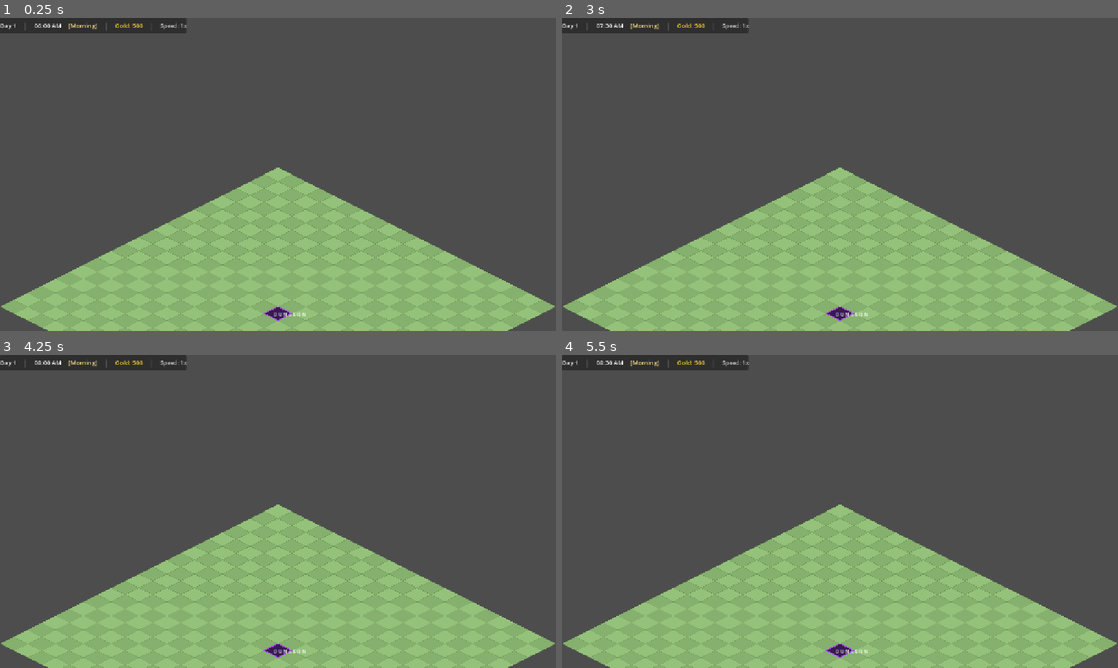
Above: before the commit, frames 1-4 (two rows, left to right).
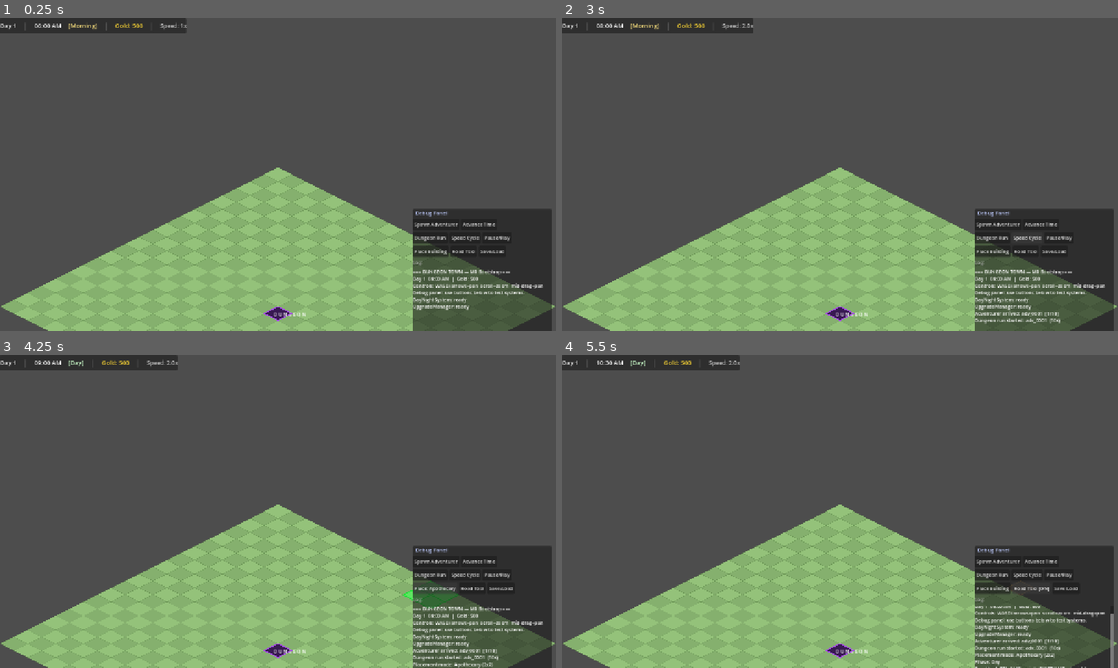
Above: after the commit, the same moments.

Repository: chrisagiddings/dungeon-town
Game: Godot game, scene res://scenes/Main.tscn
Two runs of this game, one before a commit and one after it. Both use one fixed random seed, a clock stepped at 60 frames per second and the inputs below.
Inputs (mouse positions are in pixels of both pictures, inside the frame that each line leads up to):
- Up to frame 1 (0.25 s): no input
- Up to frame 2 (3 s): click (995, 224) at 0.5 s, where only the run after the commit has a clickable "Spawn Adventurer"; click (1040, 224) at 1.25 s, where only the run after the commit has a clickable "Advance Time"; click (990, 237) at 2 s, where only the run after the commit has a clickable "Dungeon Run"; click (1029, 237) at 2.75 s, where only the run after the commit has a clickable "Speed Cycle"
- Up to frame 3 (4.25 s): click (428, 589) at 3.5 s, where only the run after the commit has a clickable "Place Building"
- Up to frame 4 (5.5 s): click (995, 589) at 4.25 s, where only the run after the commit has a clickable "Place: Apothecary"; click (1023, 589) at 5 s, where only the run after the commit has a clickable "Road Tool"

The runs differ from the first frame. In frame 1, 9.5% of the frame differs, in the area x 74-100%, y 61-100%; in frame 2, 9.4%; in frame 3, 9.7%, in the area x 6-100%, y 0-100%; in frame 4, 9.5%.
Error before the commit: Parse Error: Could not parse global class "SaveLoadPanel" from "res://scripts/ui/SaveLoadPanel.gd". (res://scripts/DebugPanel.gd:197)

Commit message:
Fix: remove named argument syntax in SaveLoadPanel (parse error)

Diff:
--- a/scripts/ui/SaveLoadPanel.gd
+++ b/scripts/ui/SaveLoadPanel.gd
@@ -47,13 +47,13 @@
 	vbox.add_child(_sep())
 
 	# Autosave row (read-only load)
-	vbox.add_child(_build_slot_row(0, "Autosave", read_only_save: true))
+	vbox.add_child(_build_slot_row(0, "Autosave", true))
 
 	vbox.add_child(_sep())
 
 	# Manual slots 1–5
 	for slot in range(1, SaveSystem.MAX_SLOTS + 1):
-		vbox.add_child(_build_slot_row(slot, "Slot %d" % slot, read_only_save: false))
+		vbox.add_child(_build_slot_row(slot, "Slot %d" % slot, false))
 
 func _build_slot_row(slot: int, label: String, read_only_save: bool) -> HBoxContainer:
 	var row := HBoxContainer.new()
